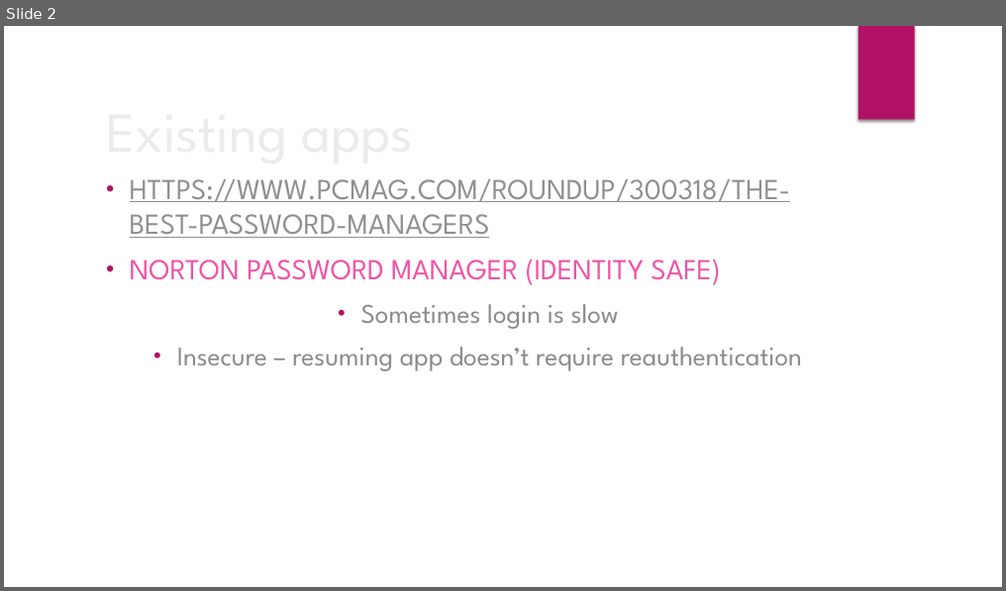
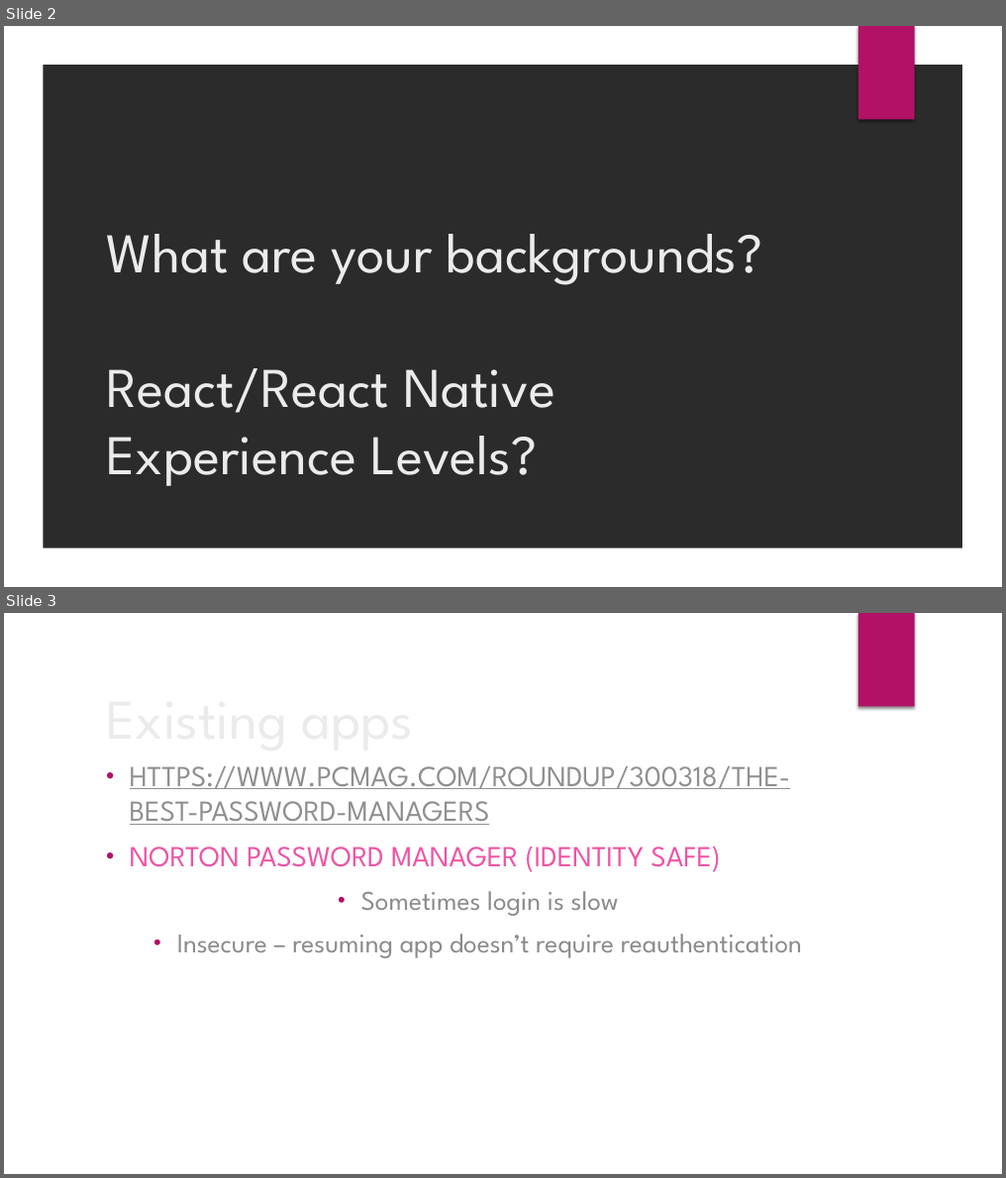
Before and after one commit to jasonmb626/Password_Keeper_React_Native, a slide deck: Newbie’s Thought on React Native.pptx. Shown one above the other, each under a label of ours: slide 2 before the commit, slides 2 and 3 after it. The pictures are 1006x591 and 1006x1178 pixels, drawn with LibreOffice and Linux fonts; fonts in the diff are those of the drawing; background and template pictures are left out; a plain dark background stands for a picture behind light text. Boxes give left, top, right and bottom in pixels: in the first picture for what was removed or moved away, otherwise in the second. Text is boxed around its words. In the diff, an @@ line names an element or a change of style, - is before the commit and + after.

```diff
--- a/Newbie’s Thought on React Native.pptx
+++ b/Newbie’s Thought on React Native.pptx
@@ slide 2 added at <box>4,26,1002,587</box>, background picture (left out); not listed: 1 template element that a slide beside it also shows @@
@@ freeform shape added at <box>4,26,1002,587</box>, fill #FFFFFF @@
@@ title added at <box>106,234,763,486</box>, 54 pt, text #EBEBEB @@
+What are your backgrounds?
+React/React Native Experience Levels?
@@ what was slide 2 is now slide 3 @@
```
Also in this commit, not shown: 1 other slide added, 1 slide removed, 2 other files.
